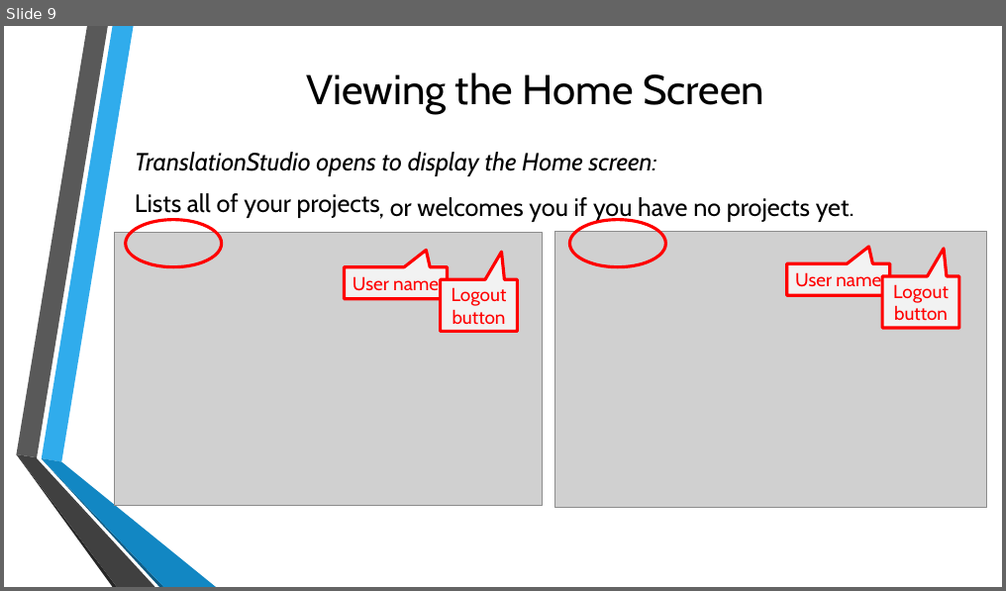
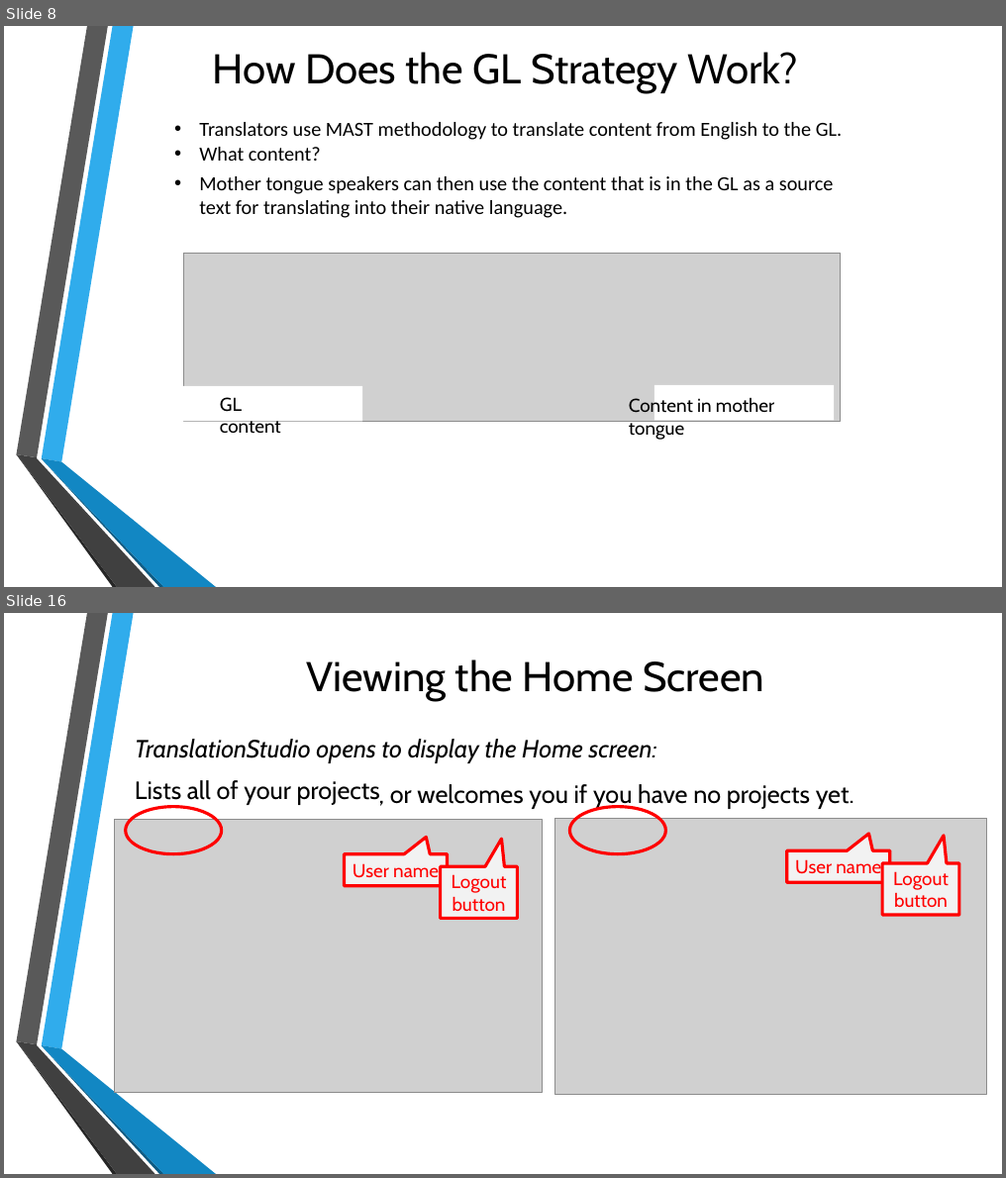
Before and after one commit to unfoldingWord-dev/translationStudio-Info, a slide deck: docs/GetStarted.pptx. Shown one above the other, each under a label of ours: slide 9 before the commit, slides 8 and 16 after it; the slides between them are not shown. The pictures are 1006x591 and 1006x1178 pixels, drawn with LibreOffice and Linux fonts; fonts in the diff are those of the drawing; grey boxes stand for pictures; background and template pictures are left out. Boxes give left, top, right and bottom in pixels: in the first picture for what was removed or moved away, otherwise in the second. Text is boxed around its words. In the diff, an @@ line names an element or a change of style, - is before the commit and + after.

```diff
--- a/docs/GetStarted.pptx
+++ b/docs/GetStarted.pptx
@@ slide 8 added at (x1=4, y1=26, x2=1002, y2=587), background picture (left out); not listed: 6 template elements that a slide beside it also shows @@
@@ text added at (x1=213, y1=52, x2=798, y2=93), 40 pt, text #000000 @@
+How Does the GL Strategy Work?
@@ text added at (x1=199, y1=122, x2=842, y2=140), 19.3 pt, text #000000 @@
+• Translators use MAST methodology to translate content from English to the GL.
@@ text added at (x1=199, y1=147, x2=321, y2=161), 19.3 pt, text #000000 @@
+• What content?
@@ text added at (x1=199, y1=176, x2=834, y2=218), 19.3 pt, text #000000 @@
+• Mother tongue speakers can then use the content that is in the GL as a source text for translating into their native language.
@@ group added at (x1=183, y1=253, x2=840, y2=440): 2 rectangles, 2 texts, 1 picture @@
+GL content
+Content in mother tongue
@@ what was slide 9 is now slide 16 @@
```
Also in this commit, not shown: 7 slides changed, 8 other slides added, 2 slides removed, 1 other file.
